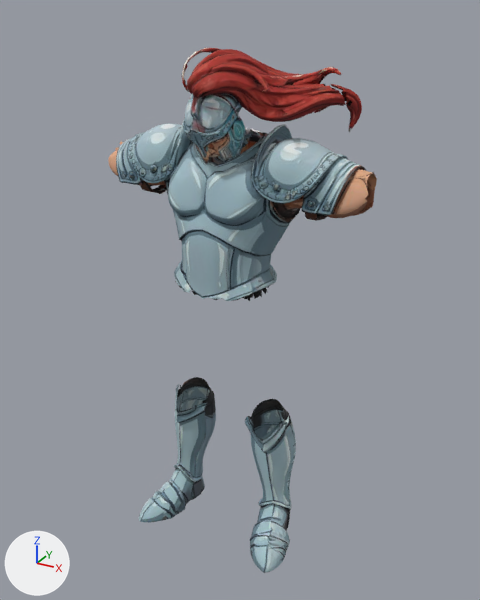
The glTF model public/assets/models/gear_g3.glb as it was, and as the next commit left it.
Both versions are drawn from a 50 mm camera at (0.598, -1.027, 1.053) aimed at (0.014, 0.034, 0.522). Every picture has the same lights, and +X, +Y and +Z are marked at lower left. The first picture is the older version. Vertices at exactly the same position are counted once.

Names of what the first picture shows: 'armor', 'boots', 'helmet'.
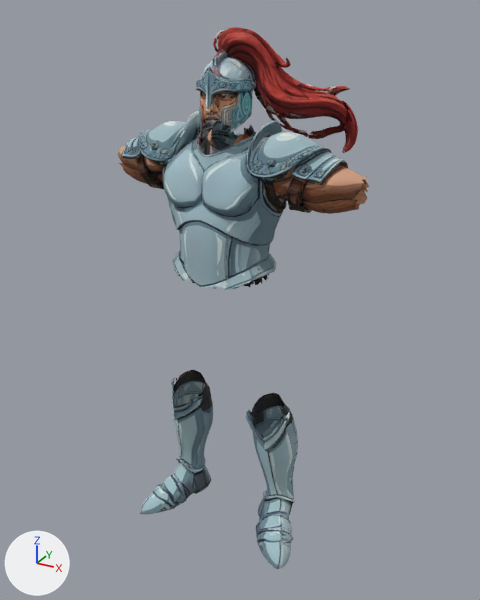
Pixel boxes (x1, y1, x2, y2) of what changed, in the pictures (480 x 600 px; the box of a moved part takes in the faces that stretch with it):
'armor', reshaped (7% narrower, 12% shorter): before (108, 84, 377, 301); after (118, 100, 369, 290)
'helmet', reshaped (7% narrower): before (181, 48, 346, 163); after (196, 27, 350, 137)
'boots', reshaped: before (139, 377, 296, 573); after (140, 370, 298, 569)
part 3 of me_boots, moved or reshaped: before (139, 377, 216, 523); after (140, 370, 213, 514)
part 4 of me_boots, moved or reshaped: before (245, 399, 296, 573); after (246, 393, 298, 569)

The change in detail:
me_armor is used by ob_armor; location (0.0, 0.0, 0.0).
me_armor had 5692 vertices, 11172 faces and spanned x -0.264..0.27, y -0.077..0.131, z 0.563..0.937.
me_armor now has 5692 vertices, 11172 faces and spans x -0.258..0.263, y -0.082..0.16, z 0.588..0.905.
me_armor part 1: 5692 of 5692 vertices moved; they spanned x -0.264..0.27, y -0.077..0.131, z 0.563..0.937 and now span x -0.258..0.263, y -0.082..0.16, z 0.588..0.905; mean shift (0.0, -0.007, 0.009).
me_helmet is used by ob_helmet; location (0.0, 0.0, 0.0).
me_helmet had 2350 vertices, 4640 faces and spanned x -0.047..0.197, y -0.102..0.114, z 0.797..0.992.
me_helmet now has 2350 vertices, 4640 faces and spans x -0.046..0.184, y -0.052..0.152, z 0.833..1.023.
me_helmet part 2: 2350 of 2350 vertices moved; they spanned x -0.047..0.197, y -0.102..0.114, z 0.797..0.992 and now span x -0.046..0.184, y -0.052..0.152, z 0.833..1.023; mean shift (-0.003, 0.058, 0.015).
me_boots is used by ob_boots; location (0.0, 0.0, 0.0).
me_boots had 2582 vertices, 5072 faces and spanned x -0.175..0.171, y -0.119..0.079, z -0.001..0.312.
me_boots now has 2582 vertices, 5072 faces and spans x -0.186..0.177, y -0.091..0.086, z -0.01..0.329.
me_boots part 3: 1347 of 2582 vertices moved; they spanned x -0.175..-0.045, y -0.119..0.079, z 0.002..0.312 and now span x -0.186..-0.055, y -0.091..0.086, z -0.007..0.329; mean shift (-0.008, 0.015, 0.004); largest move (-0.162, -0.099, 0.023) -> (-0.182, -0.069, 0.012).
me_boots part 4: 1235 of 2582 vertices moved; they spanned x 0.047..0.171, y -0.116..0.077, z -0.001..0.311 and now span x 0.048..0.177, y -0.088..0.085, z -0.01..0.326; mean shift (0.0, 0.015, 0.003); largest move (0.165, -0.087, 0.02) -> (0.176, -0.056, 0.009).
